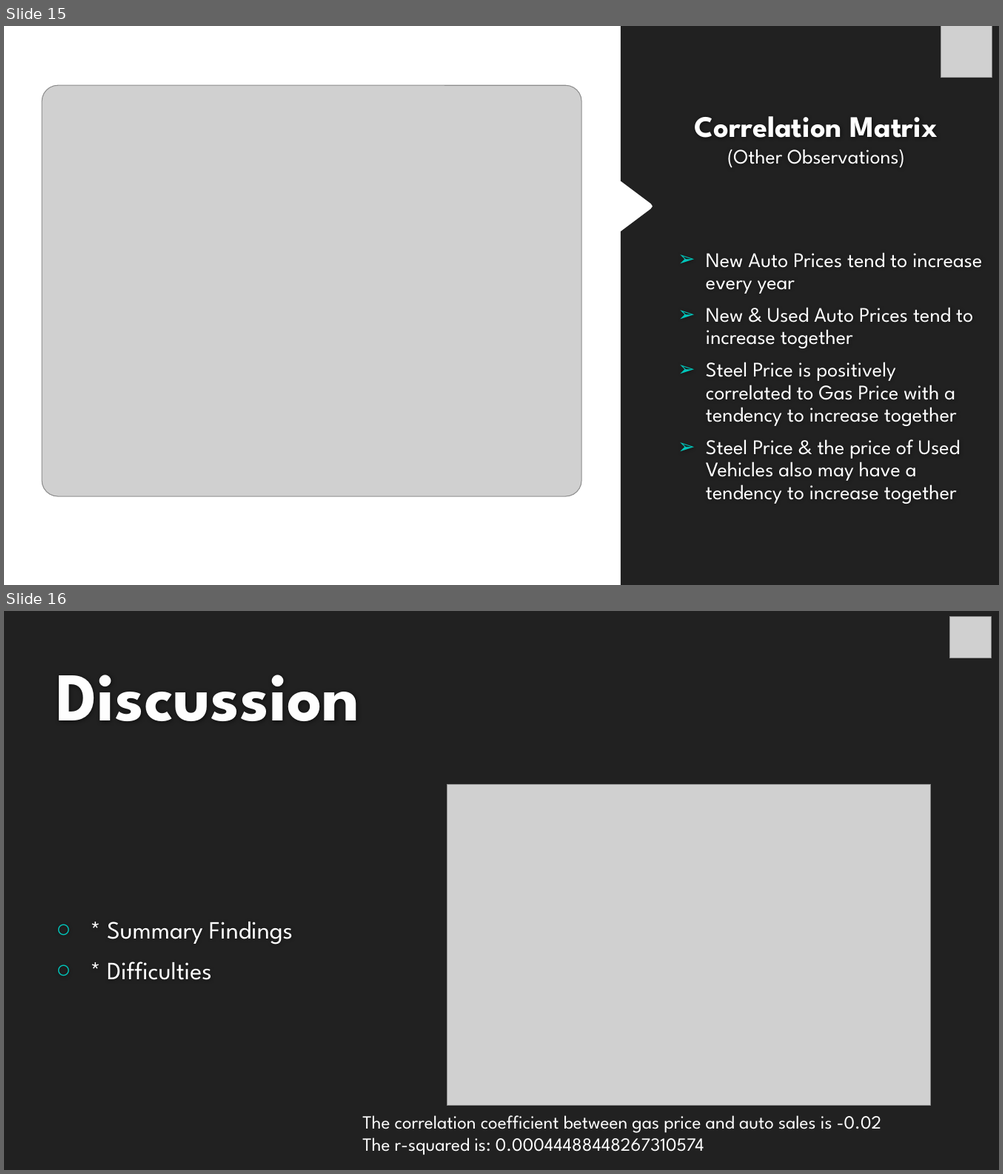
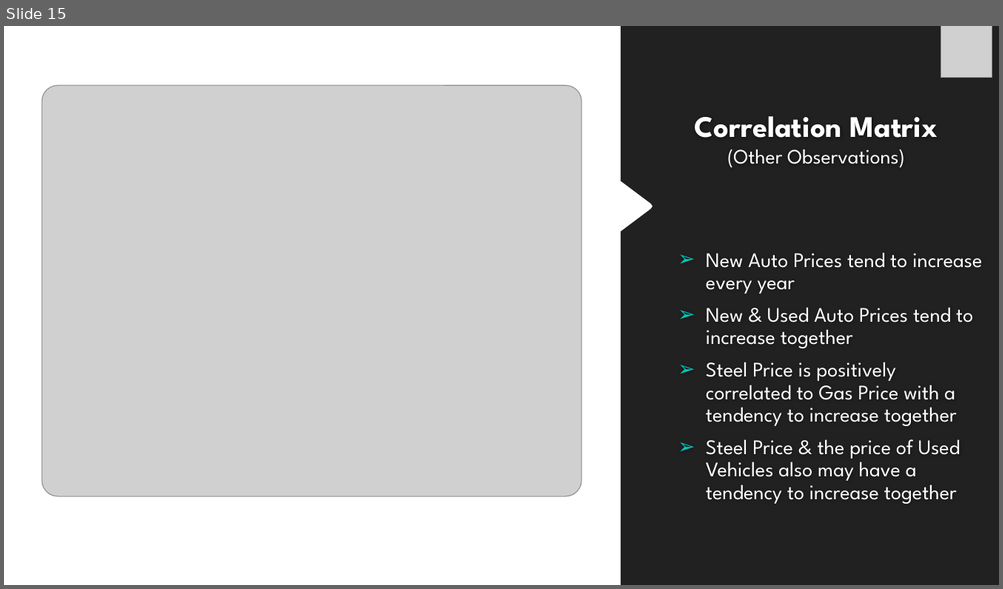
Before and after one commit to michelleherman13/auto-sales, a slide deck: Presentation/Auto_sales_DH.pptx. Shown one above the other, each under a label of ours: slides 15 and 16 before the commit, slide 15 after it. The pictures are 1003x1174 and 1003x589 pixels, drawn with LibreOffice and Linux fonts; fonts in the diff are those of the drawing; grey boxes stand for pictures; background and template pictures are left out. Boxes give left, top, right and bottom in pixels: in the first picture for what was removed or moved away, otherwise in the second. Text is boxed around its words. In the diff, an @@ line names an element or a change of style, - is before the commit and + after.

```diff
--- a/Presentation/Auto_sales_DH.pptx
+++ b/Presentation/Auto_sales_DH.pptx
@@ slide 16 removed at (x1=4, y1=611, x2=999, y2=1170), background #212121 @@
@@ picture removed at (x1=949, y1=617, x2=991, y2=659) @@
@@ title removed at (x1=56, y1=675, x2=359, y2=721) @@
-Discussion
@@ picture removed at (x1=447, y1=784, x2=930, y2=1105) @@
@@ text removed at (x1=107, y1=922, x2=293, y2=980) @@
-○ * Summary Findings
-○ * Difficulties
@@ text removed at (x1=362, y1=1116, x2=881, y2=1156) @@
-The correlation coefficient between gas price and auto sales is -0.02
-The r-squared is: 0.00044488448267310574
```
Also in this commit, not shown: 2 slides changed, 1 slide added.
